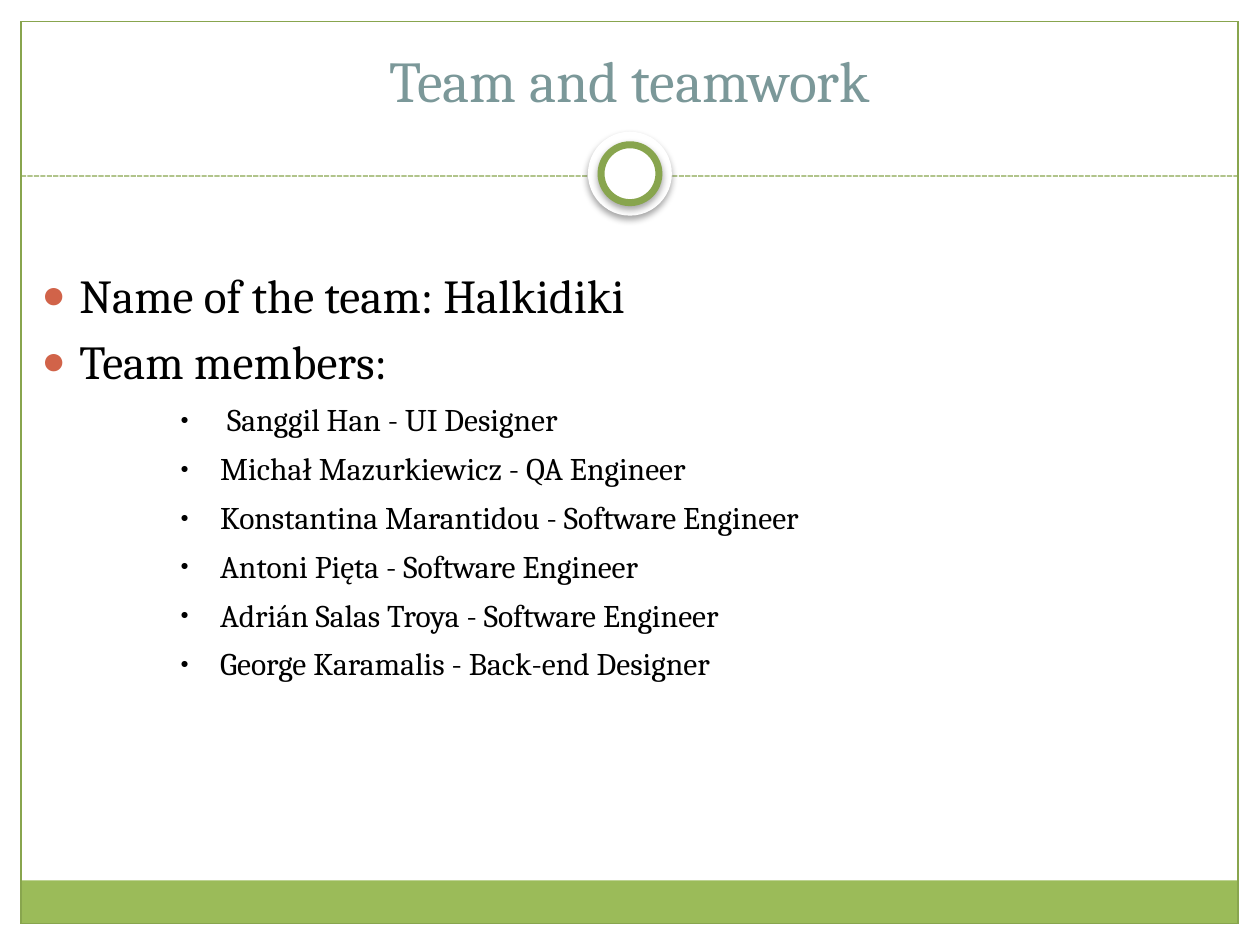
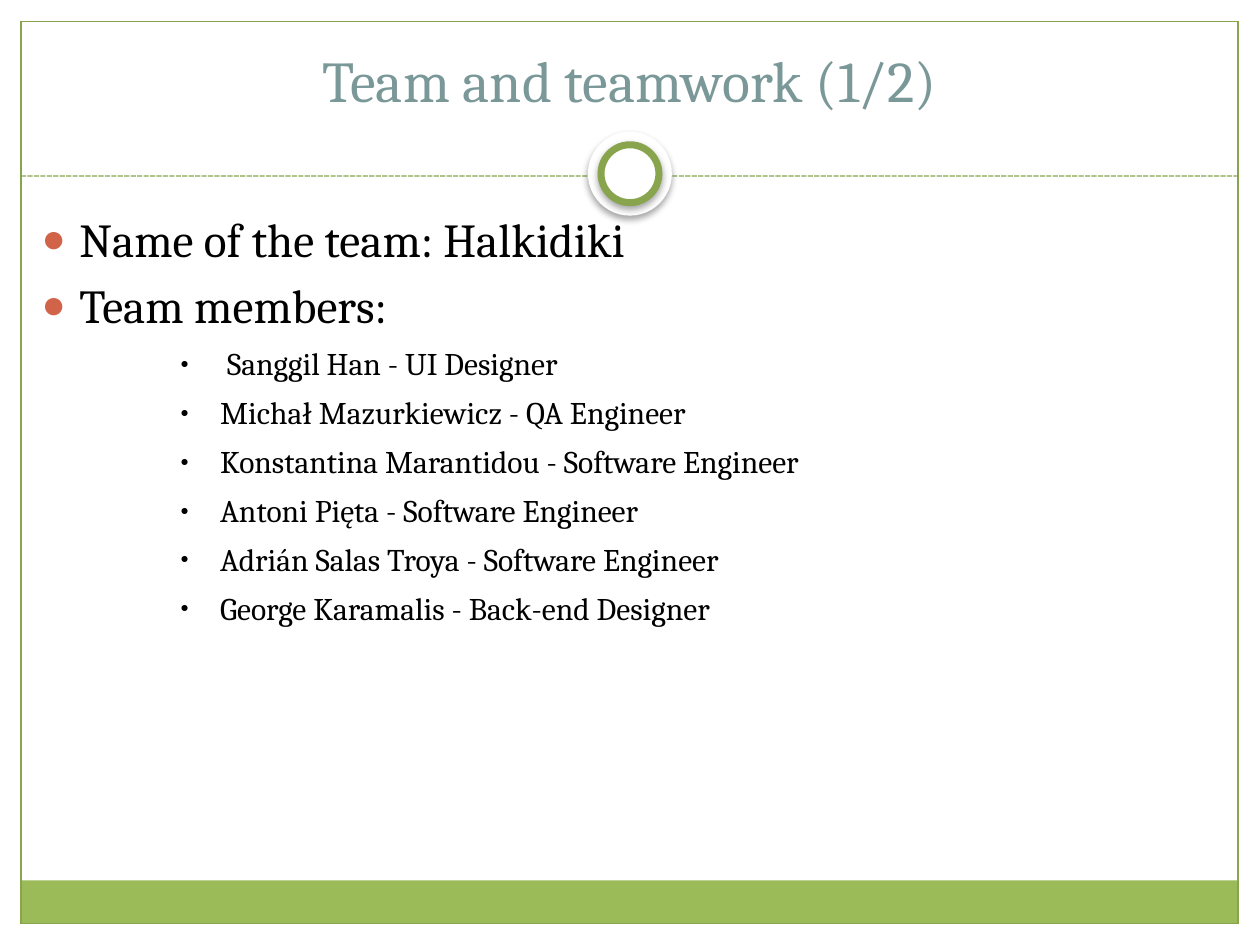
Before and after one commit to Sang712UMA/PetsApp, a slide deck: slide 1 of Presentation/KonstantinaSlides.pptx. Drawn at 1260x945 pixels with LibreOffice and Linux fonts; fonts in the diff are those of the drawing. Boxes give left, top, right and bottom in pixels: in the first picture for what was removed or moved away, otherwise in the second. Text is boxed around its words. In the diff, an @@ line names an element or a change of style, - is before the commit and + after.

Commit message:
added a slide on my presentation slides

```diff
--- a/Presentation/KonstantinaSlides.pptx
+++ b/Presentation/KonstantinaSlides.pptx
@@ title at (x1=322, y1=61, x2=937, y2=110): text changed @@
-Team and teamwork
+Team and teamwork (1/2)
@@ text "Name of the team: Halkidiki" at (x1=79, y1=214, x2=799, y2=627): vertical alignment middle to top @@
```
Also in this commit, not shown: 1 other slide changed, 1 slide added.
